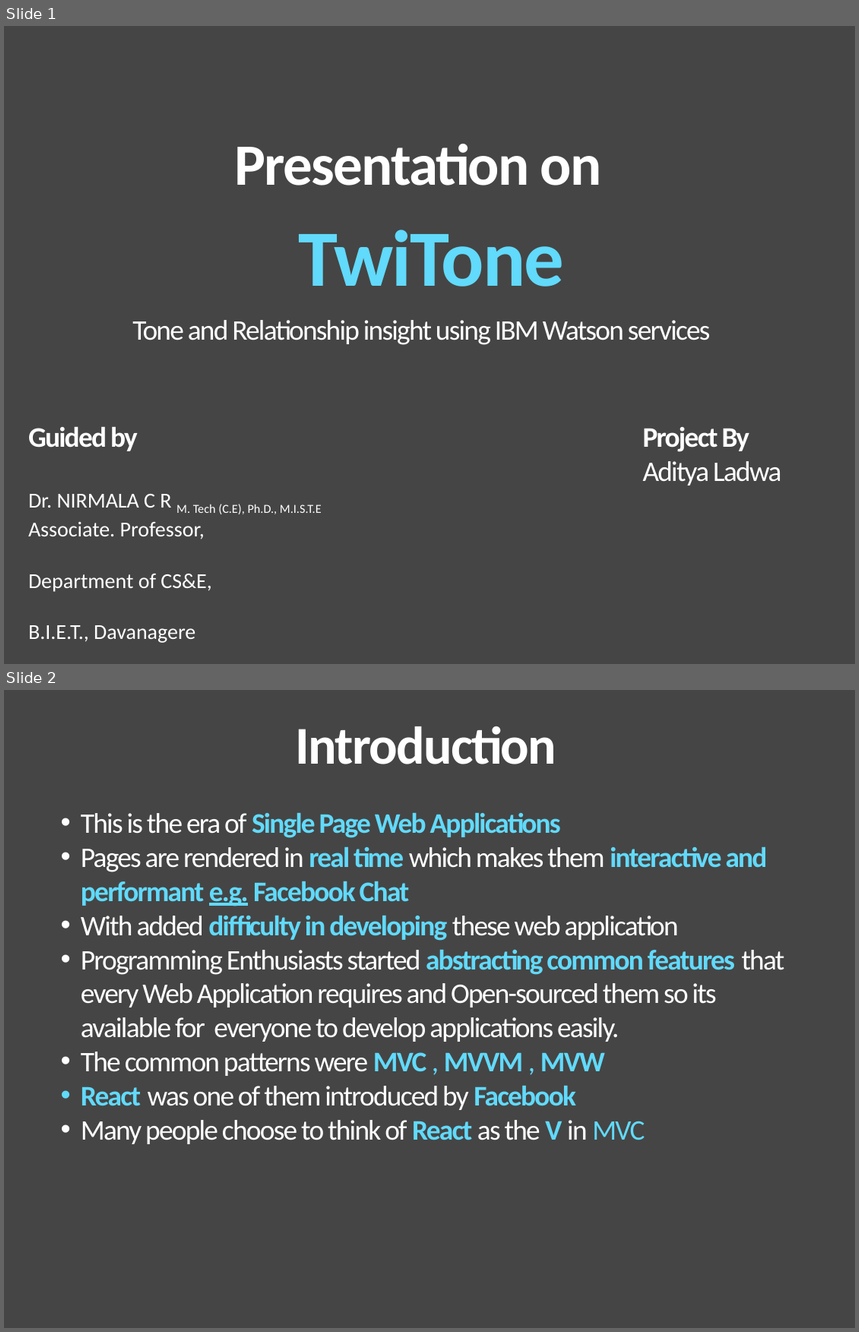
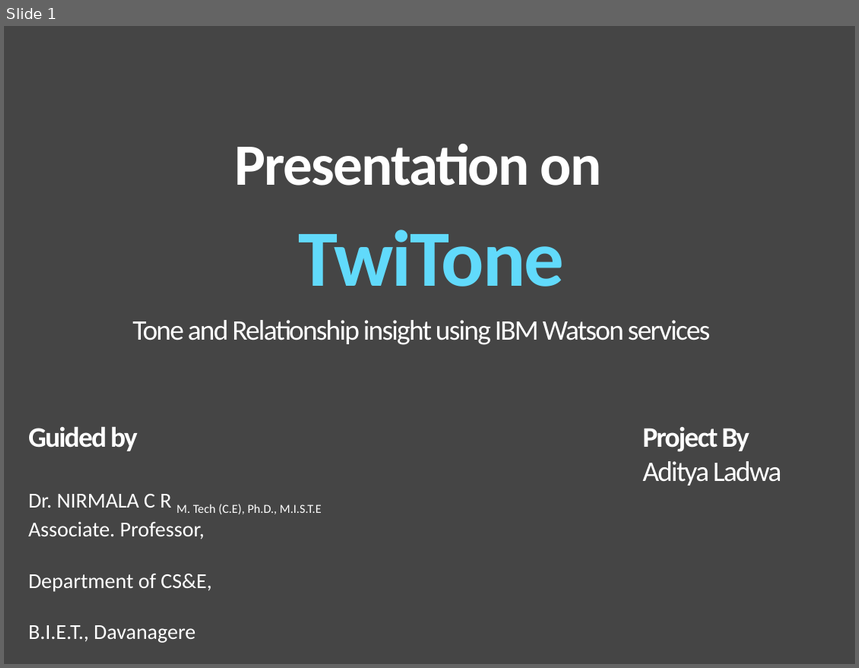
Before and after one commit to LadwaAditya/TwiTone, a slide deck: Presentation.pptx. Shown one above the other, each under a label of ours: slides 1 and 2 before the commit, slide 1 after it. The pictures are 859x1332 and 859x668 pixels, drawn with LibreOffice and Linux fonts; fonts in the diff are those of the drawing. Boxes give left, top, right and bottom in pixels: in the first picture for what was removed or moved away, otherwise in the second. Text is boxed around its words. In the diff, an @@ line names an element or a change of style, - is before the commit and + after.

```diff
--- a/Presentation.pptx
+++ b/Presentation.pptx
@@ slide 2 removed at bbox=[4, 690, 855, 1328], background #454545 @@
@@ text removed at bbox=[296, 726, 557, 764] @@
-Introduction
@@ text removed at bbox=[81, 813, 785, 1144] @@
-• This is the era of Single Page Web Applications
-• Pages are rendered in real time which makes them interactive and performant e.g. Facebook Chat
-• With added difficulty in developing these web application
-• Programming Enthusiasts started abstracting common features that every Web Application requires and Open-sourced them so its available for everyone to develop applications easily.
-• The common patterns were MVC , MVVM , MVW
-• React was one of them introduced by Facebook
-• Many people choose to think of React as the V in MVC
```
Also in this commit, not shown: 1 slide changed, 2 slides added, 15 other slides removed.
